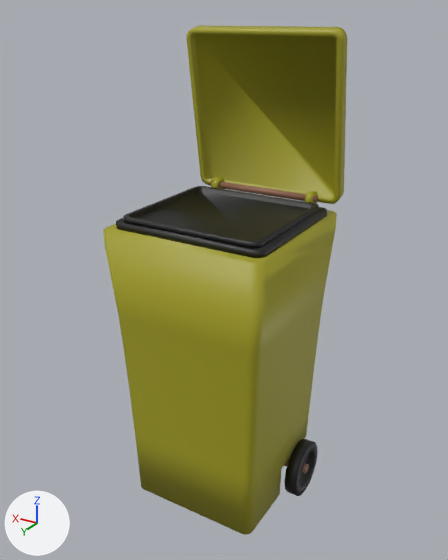
What one commit did to the glTF model Scenes/Models/GarbageScene/smietnikpla.glb.
Both versions are drawn from a camera (50 mm lens) standing at (-4.46, 6.79, 5.07) and looking at (0.08, -0.78, 1.28). Arrows for +X, +Y and +Z are at lower left; the lights stay in place. Vertices at the same position are counted once.

The first picture shows 'Cube.029 -col.001'.
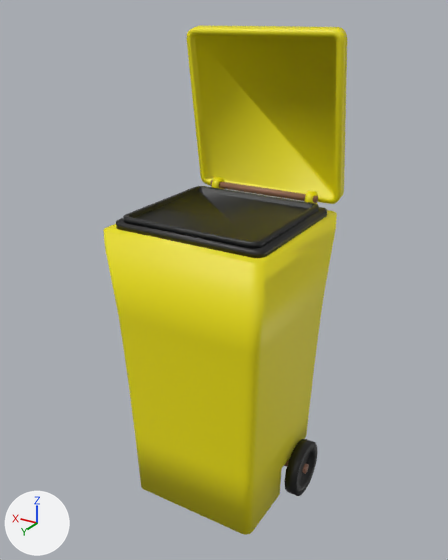
The newer file is also turned or shifted as a whole; pictures and numbers use the older file's frame.

Where the change shows, as pixel boxes (x1, y1, x2, y2) in the pictures (448 x 560 px):
part 1 of me_cube_032, recoloured: (103, 25, 347, 535) in both

What changed in the scene script:
```text
Add mat_matzolt:
    mat_matzolt = principled_material('matzolt')
    mat_matzolt.base_color = (0.869, 0.772, 0.0)  # yellow #f0e400
Change me_cube_032:
    where me_cube_032.from_pydata(...)  # 902 vertices, 1790 faces; spans x -1.32..1.32, y -2.18..0.61, z -2.51..4.9
    used by ob_cube_029__col_001; location = (0.0, 0.0, 0.0)
    me_cube_032 part 1: all 912 faces that had it switch from mat_material_001 (yellow #a5a020) to mat_matzolt (yellow #f0e300)
```
